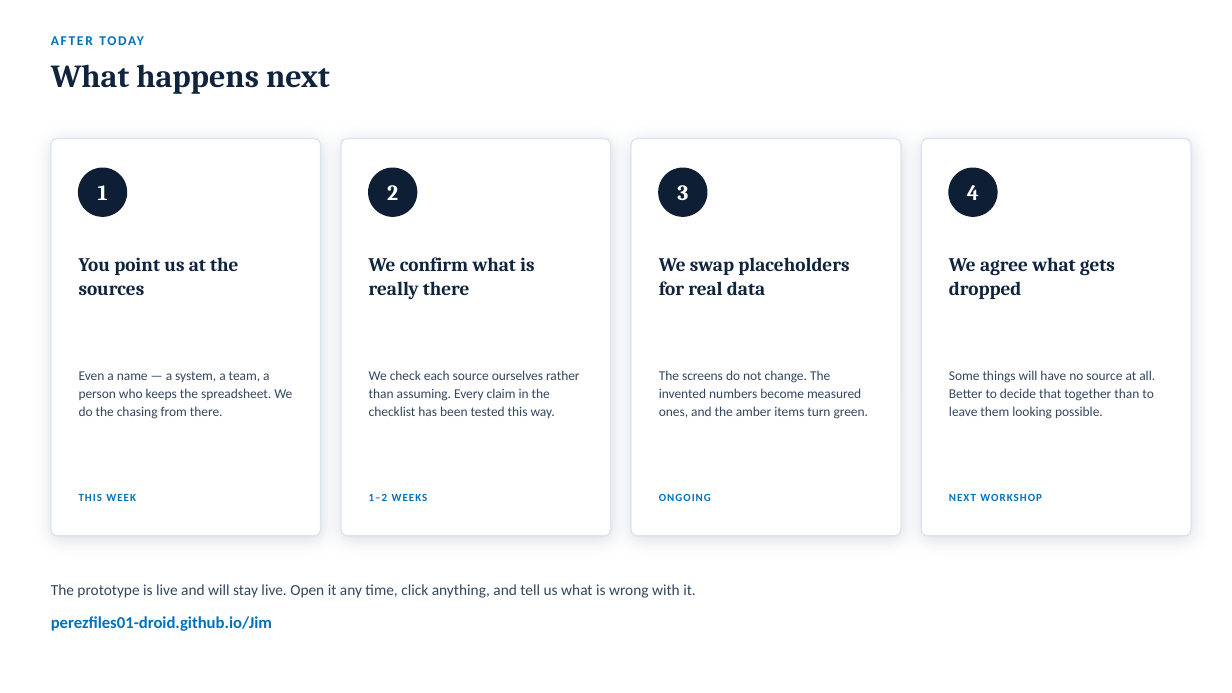
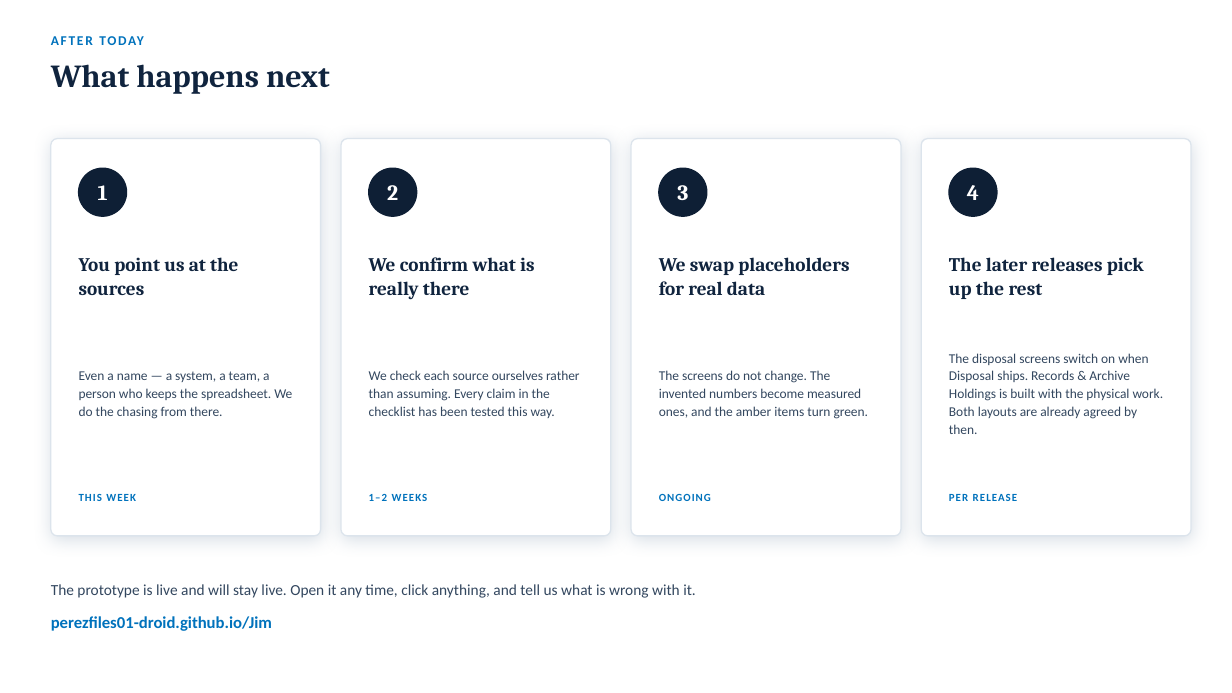
Before and after one commit to perezfiles01-droid/Jim, a slide deck: slide 58 of EDRMS_Client_Workshop_2026-08-22.pptx (slide 54 before the commit). Drawn at 1232x693 pixels with LibreOffice and Linux fonts; fonts in the diff are those of the drawing. Boxes give left, top, right and bottom in pixels: in the first picture for what was removed or moved away, otherwise in the second. Text is boxed around its words. In the diff, an @@ line names an element or a change of style, - is before the commit and + after.

```diff
--- a/EDRMS_Client_Workshop_2026-08-22.pptx
+++ b/EDRMS_Client_Workshop_2026-08-22.pptx
@@ text at [949,257,1144,299]: text changed @@
-We agree what gets dropped
+The later releases pick up the rest
@@ text at [949,353,1164,434]: text changed @@
-Some things will have no source at all. Better to decide that together than to leave them looking possible.
+The disposal screens switch on when Disposal ships. Records & Archive Holdings is built with the physical work. Both layouts are already agreed by then.
@@ text at [949,494,1017,501]: text changed @@
-NEXT WORKSHOP
+PER RELEASE
```
Also in this commit, not shown: 16 other slides changed, 4 slides added, 2 other files.
